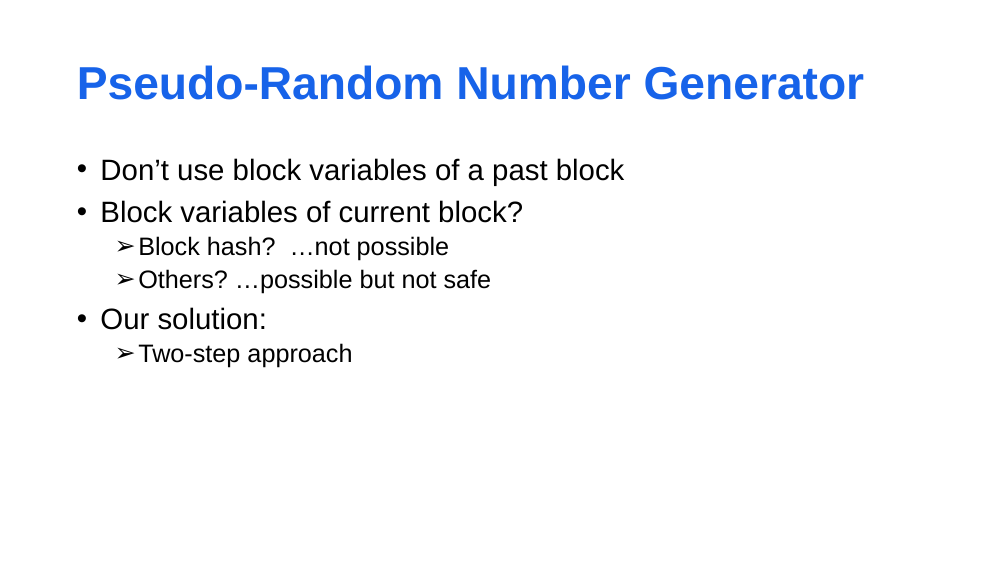
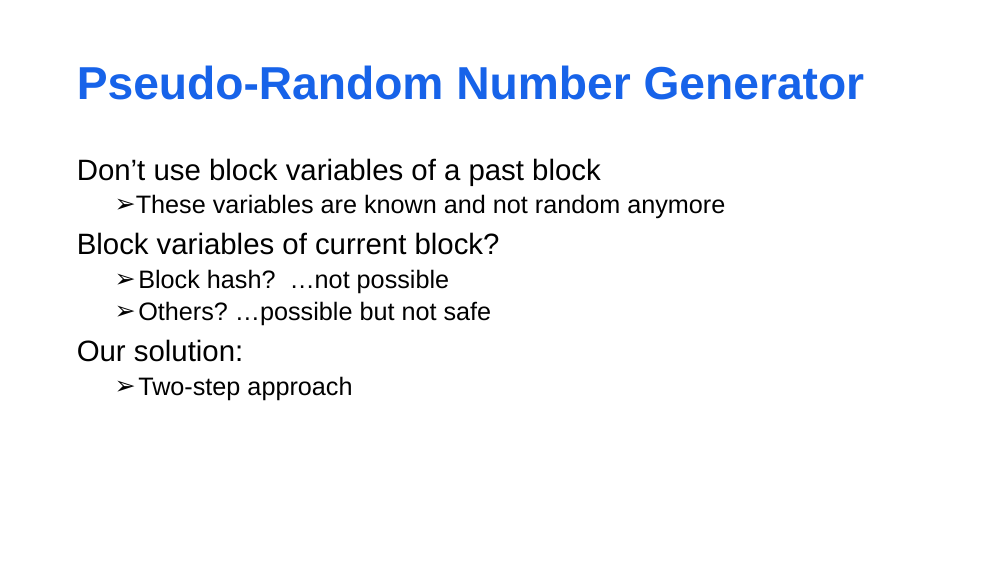
Before and after one commit to matnad/vierGewinntSC, a slide deck: slide 8 of presentation/nice fonts_migo.pptx. Drawn at 1008x567 pixels with LibreOffice and Linux fonts; fonts in the diff are those of the drawing; background and template pictures are left out. Boxes give left, top, right and bottom in pixels: in the first picture for what was removed or moved away, otherwise in the second. Text is boxed around its words. In the diff, an @@ line names an element or a change of style, - is before the commit and + after.

```diff
--- a/presentation/nice fonts_migo.pptx
+++ b/presentation/nice fonts_migo.pptx
@@ text at (77, 158, 601, 362): bullet • to none @@
@@ text at (136, 194, 725, 219): paragraph added @@
+  ➢ These variables are known and not random anymore
```
Also in this commit, not shown: 3 other slides changed.
